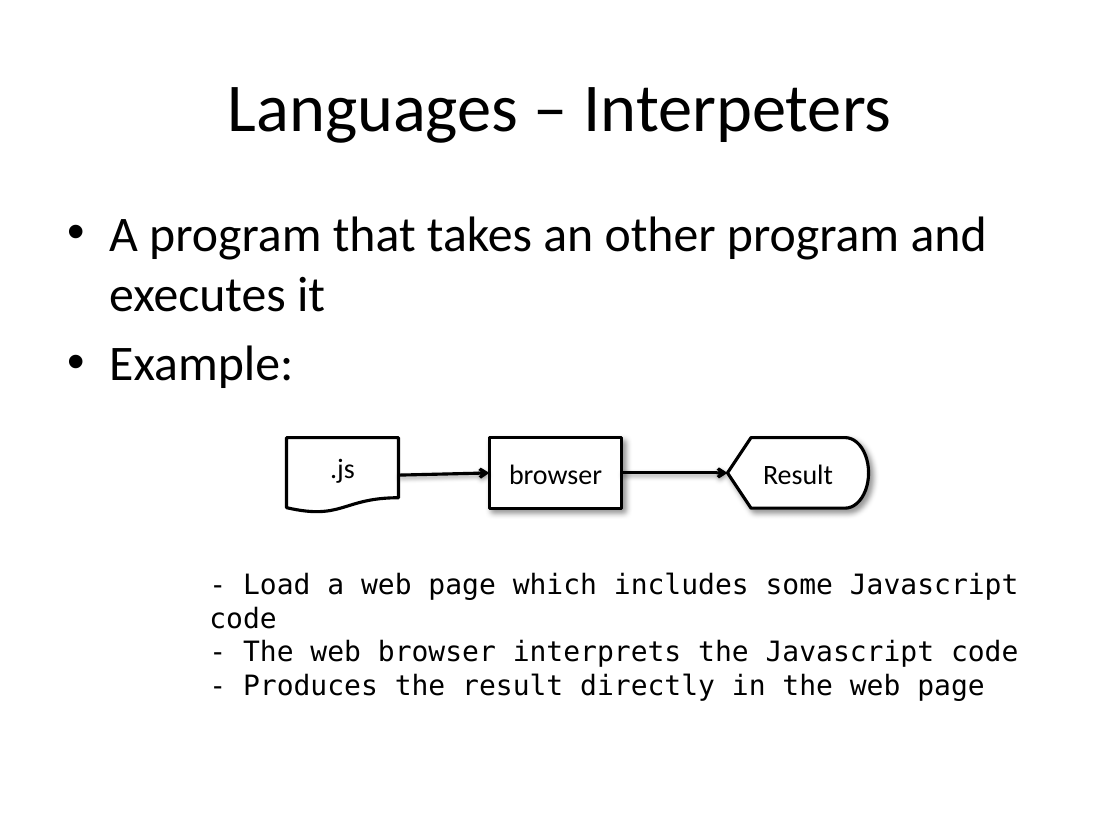
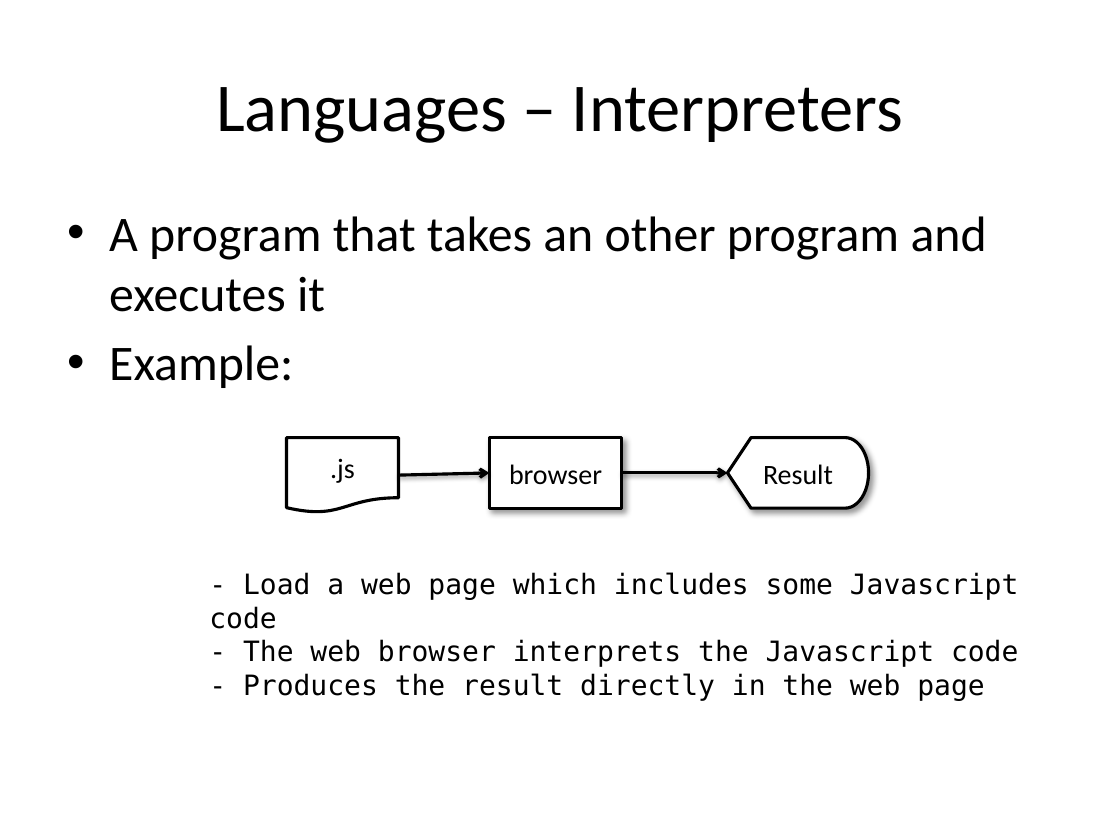
Before and after one commit to jesusc/talk-dsls-basic, a slide deck: slide 20 of presentation-dsls-by-example.pptx. Drawn at 1120x840 pixels with LibreOffice and Linux fonts; fonts in the diff are those of the drawing. Boxes give left, top, right and bottom in pixels: in the first picture for what was removed or moved away, otherwise in the second. Text is boxed around its words. In the diff, an @@ line names an element or a change of style, - is before the commit and + after.

```diff
--- a/presentation-dsls-by-example.pptx
+++ b/presentation-dsls-by-example.pptx
@@ title at bbox=[216, 87, 903, 143]: text changed @@
-Languages – Interpeters
+Languages – Interpreters
```
Also in this commit, not shown: 5 other slides changed, 7 slides added, 1 slide removed, 4 other files.
